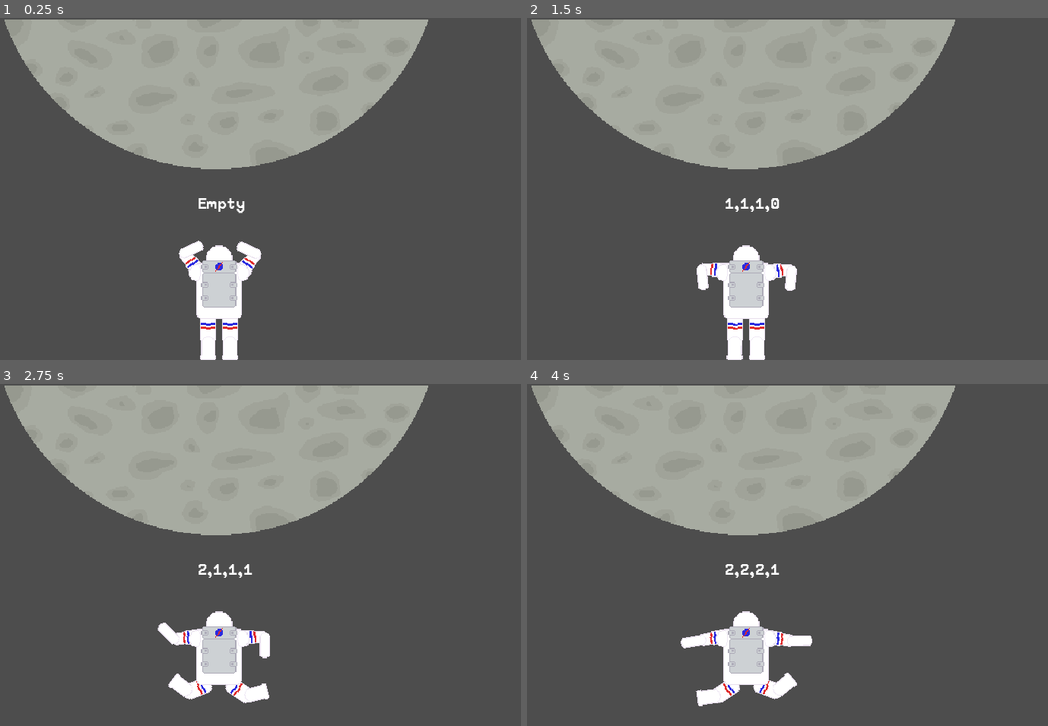
Above: before the commit, frames 1-4 (two rows, left to right).
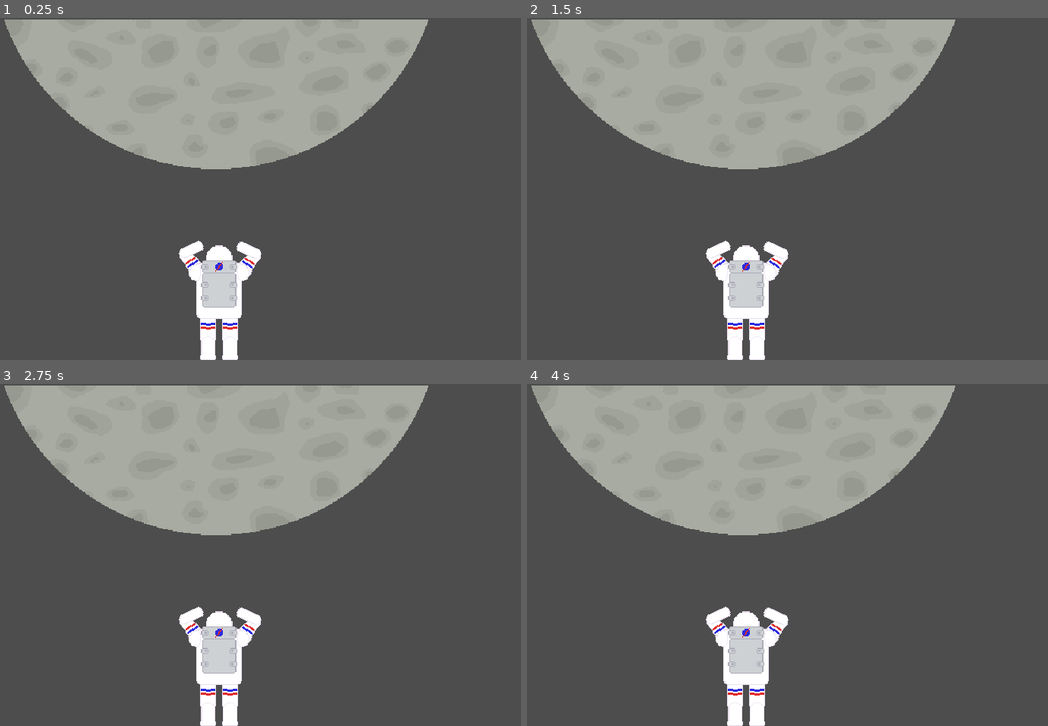
Above: after the commit, the same moments.

Repository: ADON15c/GGJ-2024
Game: Godot game, scene res://Scenes/Game/Game.tscn
Same seed, same stepped clock (60 frames per second), same inputs: the game is played once before the commit and once after it.
Inputs:
- Up to frame 1 (0.25 s): no input
- Up to frame 2 (1.5 s): tap Enter at 0.5 s; hold D 0.53-1.28 s; tap F at 0.6 s; tap J at 1.35 s
- Up to frame 3 (2.75 s): hold D from 2.03 s (still down); tap K at 2.1 s
- Up to frame 4 (4 s): tap F at 2.85 s; release D at 3.53 s; tap J at 3.6 s

The runs differ from the first frame. In frame 1, 0.2% of the frame differs, in the area x 38-48%, y 52-58%; in frame 2, 1.0%; in frame 3, 2.2%; in frame 4, 2.2%, in the area x 29-55%, y 52-100%.
Error after the commit: Invalid assignment of property or key 'text' with value of type 'String' on a base object of type 'null instance'. (res://Scenes/QuickTimePlayer/QuickTimePlaye…

Commit message:
Not even sure how i didn't add this to the last commit

Diff:
--- a/Scenes/QuickTimePlayer/QuickTimePlayer.tscn
+++ b/Scenes/QuickTimePlayer/QuickTimePlayer.tscn
@@ -1,10 +1,6 @@
-[gd_scene load_steps=4 format=3 uid="uid://bssrbj1155wrh"]
+[gd_scene load_steps=2 format=3 uid="uid://bssrbj1155wrh"]
 
 [ext_resource type="Script" path="res://Scenes/QuickTimePlayer/QuickTimePlayer.gd" id="1_fgdn7"]
-[ext_resource type="FontFile" uid="uid://c0hd51nplijps" path="res://Assets/Fonts/PeaberryBase.woff" id="2_200u5"]
-
-[sub_resource type="LabelSettings" id="LabelSettings_wucy4"]
-font = ExtResource("2_200u5")
 
 [node name="QuickTimePlayer" type="Node2D"]
 script = ExtResource("1_fgdn7")
@@ -15,14 +11,6 @@
 [node name="Letter End Marker" type="Node2D" parent="."]
 position = Vector2(-250, 0)
 
-[node name="Label" type="Label" parent="."]
-offset_left = -22.0
-offset_top = -11.0
-offset_right = 28.0
-offset_bottom = 12.0
-text = "Empty"
-label_settings = SubResource("LabelSettings_wucy4")
-
 [node name="Timer" type="Timer" parent="."]
 wait_time = 4.0
 autostart = true
